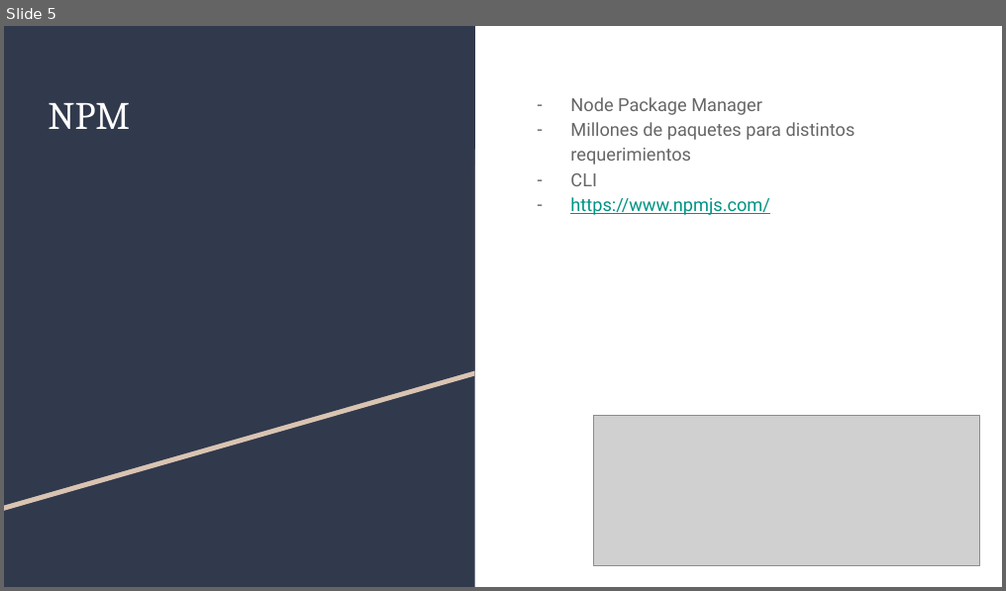
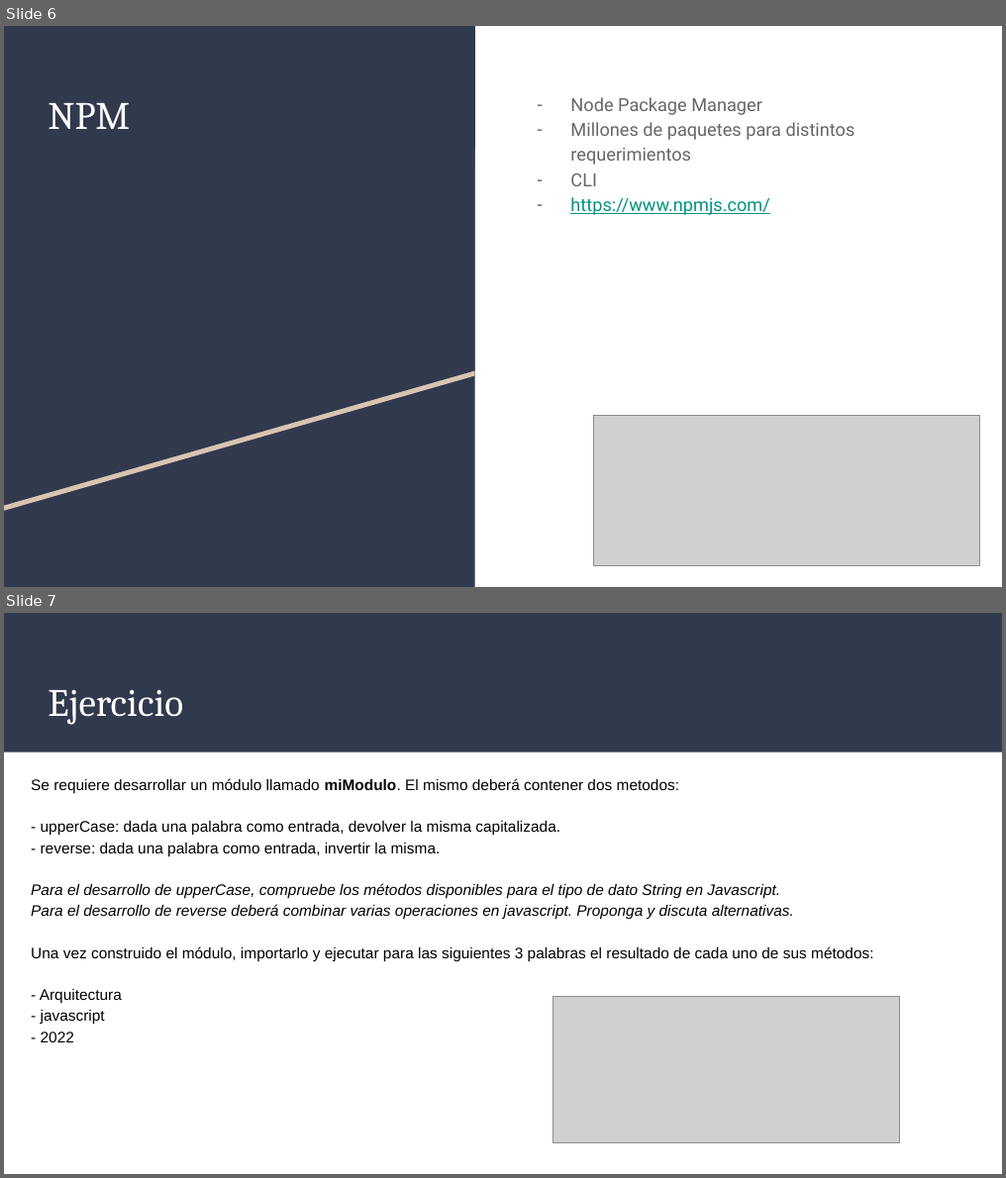
Before and after one commit to ORTArqSoft/sa-course-examples, a slide deck: C3: NodeJs/C3 - Tecnología_ NodeJS.pptx. Shown one above the other, each under a label of ours: slide 5 before the commit, slides 6 and 7 after it. The pictures are 1006x591 and 1006x1178 pixels, drawn with LibreOffice and Linux fonts; fonts in the diff are those of the drawing; grey boxes stand for pictures. Boxes give left, top, right and bottom in pixels: in the first picture for what was removed or moved away, otherwise in the second. Text is boxed around its words. In the diff, an @@ line names an element or a change of style, - is before the commit and + after.

```diff
--- a/C3: NodeJs/C3 - Tecnología_ NodeJS.pptx
+++ b/C3: NodeJs/C3 - Tecnología_ NodeJS.pptx
@@ slide 7 added at (4, 613, 1002, 1174), background #FFFFFF @@
@@ rectangle added at (4, 613, 1002, 753), fill #31394D @@
@@ title added at (48, 690, 183, 725), 28 pt, text #FFFFFF @@
+Ejercicio
@@ text added at (31, 778, 873, 1043), 11 pt, text #000000 @@
+Se requiere desarrollar un módulo llamado miModulo. El mismo deberá contener dos metodos:
+- upperCase: dada una palabra como entrada, devolver la misma capitalizada.
+- reverse: dada una palabra como entrada, invertir la misma.
+Para el desarrollo de upperCase, compruebe los métodos disponibles para el tipo de dato String en Javascript.
+Para el desarrollo de reverse deberá combinar varias operaciones en javascript. Proponga y discuta alternativas.
+Una vez construido el módulo, importarlo y ejecutar para las siguientes 3 palabras el resultado de cada uno de sus métodos:
+- Arquitectura
+- javascript
+- 2022
@@ picture added at (552, 997, 900, 1144) @@
@@ what was slide 5 is now slide 6 @@
```
Also in this commit, not shown: 1 slide removed, 9 other files.
